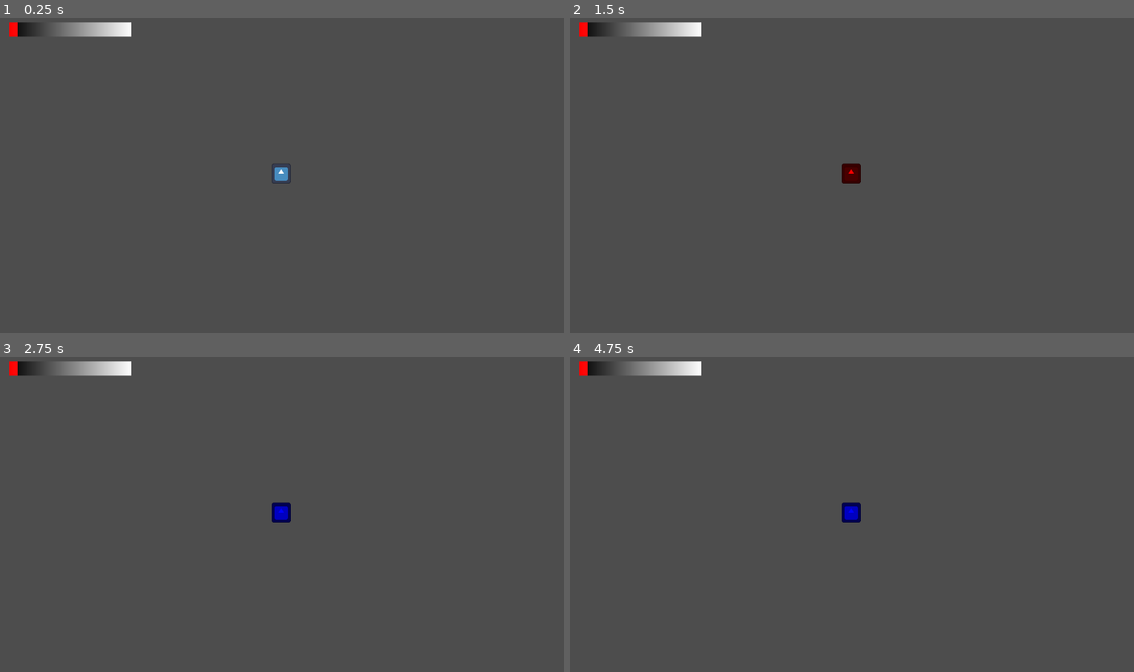
Above: before the commit, frames 1-4 (two rows, left to right).
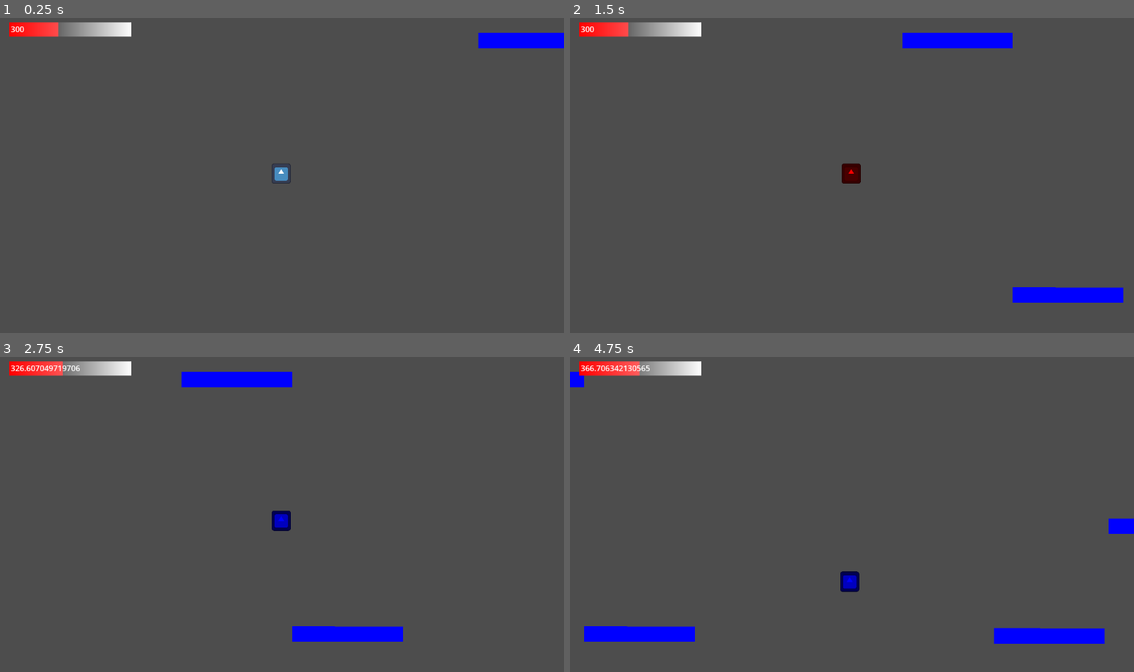
Above: after the commit, the same moments.

Repository: ChristianumSolacium/BigModeJam-POWER
Game: Godot game, scene res://scenes/main.tscn
Same seed, same stepped clock (60 frames per second), same inputs: the game is played once before the commit and once after it. The engine's default icon, where the game draws it, is replaced by a stand-in: a white triangle on a blue panel in a dark square.
Inputs:
- Up to frame 1 (0.25 s): no input
- Up to frame 2 (1.5 s): hold Space (jump) 0.53-1.28 s; tap Space (jump) at 1.35 s
- Up to frame 3 (2.75 s): tap Space (jump) at 1.52, 1.82 s; hold Space (jump) from 2.03 s (still down)
- Up to frame 4 (4.75 s): release Space (jump) at 2.78 s; tap Space (jump) at 2.85, 3.02, 3.32, 4.35, 4.52 s; hold Space (jump) 3.53-4.28 s

The runs differ from the first frame. In frame 1, 1.1% of the frame differs, in the area x 1-100%, y 1-10%; in frame 2, 2.3%; in frame 3, 2.6%; in frame 4, 3.2%, in the area x 0-100%, y 1-92%.

Commit message:
fix minori
ho diviso tutti i file in tre cartelle, scenes, scripts e sprites
aggiunti parametri di regolazione del cambio di carica e velocità quando all'interno di un campo

Diff:
--- a/character/character.gd
+++ /dev/null
@@ -1,25 +0,0 @@
-class_name Player extends RigidBody2D
-signal death
-
-@export var jump_force : float = 200
-@export var backward_speed : float = 200
-
-var active := true
-
-func _ready() -> void:
-	contact_monitor = true
-	max_contacts_reported = 2
-
-func _physics_process(delta: float) -> void:
-	if active:
-		if Input.is_action_pressed(&"jump"):
-			apply_central_force(jump_force * Vector2.UP)
-	if get_contact_count(): #HACK come implementare il rallentamento dovuto al contatto con oggetti?
-		apply_central_force(backward_speed * Vector2.LEFT)
-	else:
-		linear_velocity.x *= 0.5 ** delta #HACK
-
-func _on_death_detection_area_entered(area: Area2D) -> void:
-	active = false
-	death.emit()
-	get_tree().change_scene_to_file("res://scenes/game_over.tscn")
--- a/scenes/game_over.tscn
+++ b/scenes/game_over.tscn
@@ -1,6 +1,6 @@
 [gd_scene load_steps=2 format=3 uid="uid://cx2dd4elqouw8"]
 
-[ext_resource type="Script" path="res://scenes/game_over.gd" id="1_l0rgv"]
+[ext_resource type="Script" path="res://scripts/game_over.gd" id="1_l0rgv"]
 
 [node name="GameOver" type="Control"]
 layout_mode = 3
--- a/scenes/gui.tscn
+++ b/scenes/gui.tscn
@@ -17,10 +17,11 @@
 width = 334
 height = 29
 
-[node name="GUI" type="CanvasLayer" node_paths=PackedStringArray("death_label", "charge_bar")]
+[node name="GUI" type="CanvasLayer" node_paths=PackedStringArray("death_label", "charge_bar", "speed_label")]
 script = ExtResource("1_xwr7w")
 death_label = NodePath("Control/DeathLabel")
 charge_bar = NodePath("Control/ProgressBar")
+speed_label = NodePath("SpeedLabel")
 
 [node name="Control" type="Control" parent="."]
 layout_mode = 3
@@ -52,6 +53,13 @@
 offset_top = 12.0
 offset_right = 268.0
 offset_bottom = 41.0
+max_value = 1000.0
 value = 74.0
 texture_under = SubResource("GradientTexture2D_2et6d")
 texture_progress = SubResource("GradientTexture2D_sht4g")
+
+[node name="SpeedLabel" type="Label" parent="."]
+offset_left = 22.0
+offset_top = 14.0
+offset_right = 62.0
+offset_bottom = 37.0
--- a/scenes/magnet.tscn
+++ b/scenes/magnet.tscn
@@ -33,3 +33,4 @@
 position = Vector2(-7, -10)
 scale = Vector2(6.66667, 4.67333)
 shape = SubResource("RectangleShape2D_hemti")
+debug_color = Color(1, 1, 0, 0.2)
--- a/scenes/main.tscn
+++ b/scenes/main.tscn
@@ -20,11 +20,16 @@
 [sub_resource type="RectangleShape2D" id="RectangleShape2D_tjnit"]
 size = Vector2(280, 707.519)
 
+[sub_resource type="RectangleShape2D" id="RectangleShape2D_hotoy"]
+size = Vector2(283, 22)
+
 [node name="Main" type="Node2D"]
 
 [node name="Player" parent="." node_paths=PackedStringArray("camera_frame") instance=ExtResource("1_8s0vm")]
 position = Vector2(-2, 0)
+lock_rotation = true
 camera_frame = NodePath("../CameraFrame")
+speed_change = 100.0
 
 [node name="CameraFrame" type="RigidBody2D" parent="."]
 collision_layer = 4
@@ -64,6 +69,20 @@
 position = Vector2(-911, -103)
 shape = SubResource("RectangleShape2D_t64b4")
 
+[node name="Obstacle1" type="RigidBody2D" parent="Obstacles"]
+position = Vector2(1277, -145)
+
+[node name="CollisionShape2D" type="CollisionShape2D" parent="Obstacles/Obstacle1"]
+position = Vector2(273, -78)
+shape = SubResource("RectangleShape2D_t64b4")
+
+[node name="Obstacle2" type="RigidBody2D" parent="Obstacles"]
+position = Vector2(4895, 168)
+
+[node name="CollisionShape2D" type="CollisionShape2D" parent="Obstacles/Obstacle2"]
+position = Vector2(273, -78)
+shape = SubResource("RectangleShape2D_t64b4")
+
 [node name="RigidBody2D2" type="RigidBody2D" parent="Obstacles"]
 position = Vector2(1663, 176)
 
@@ -84,6 +103,13 @@
 shape = SubResource("RectangleShape2D_tjnit")
 debug_color = Color(1, 1, 0, 0.2)
 
+[node name="ColorRect" type="ColorRect" parent="Obstacles/RigidBody2D3"]
+offset_left = -152.0
+offset_top = -34.0
+offset_right = 132.0
+offset_bottom = 6.0
+color = Color(0, 0, 1, 1)
+
 [node name="RigidBody2D4" type="RigidBody2D" parent="Obstacles"]
 position = Vector2(1031, 340)
 rotation = -3.14051
@@ -99,34 +125,145 @@
 shape = SubResource("RectangleShape2D_tjnit")
 debug_color = Color(1, 1, 0, 0.2)
 
+[node name="ColorRect3" type="ColorRect" parent="Obstacles/RigidBody2D4"]
+offset_left = -115.989
+offset_top = 10.1256
+offset_right = 168.011
+offset_bottom = 50.1256
+color = Color(0, 0, 1, 1)
+
+[node name="RigidBody2D7" type="RigidBody2D" parent="Obstacles"]
+position = Vector2(2803, 416)
+rotation = -3.14051
+
+[node name="CompElectricFied" type="Area2D" parent="Obstacles/RigidBody2D7"]
+position = Vector2(-13, 292)
+collision_layer = 0
+script = ExtResource("4_7n8uy")
+force = 100.0
+
+[node name="CollisionShape2D" type="CollisionShape2D" parent="Obstacles/RigidBody2D7/CompElectricFied"]
+position = Vector2(44.4084, 85.9663)
+shape = SubResource("RectangleShape2D_tjnit")
+debug_color = Color(1, 1, 0, 0.2)
+
+[node name="ColorRect3" type="ColorRect" parent="Obstacles/RigidBody2D7"]
+offset_left = -115.989
+offset_top = 10.1256
+offset_right = 168.011
+offset_bottom = 50.1256
+color = Color(0, 0, 1, 1)
+
+[node name="RigidBody2D8" type="RigidBody2D" parent="Obstacles"]
+position = Vector2(3587, 404)
+rotation = -3.14051
+
+[node name="CompElectricFied" type="Area2D" parent="Obstacles/RigidBody2D8"]
+position = Vector2(-13, 292)
+collision_layer = 0
+script = ExtResource("4_7n8uy")
+force = 100.0
+
+[node name="CollisionShape2D" type="CollisionShape2D" parent="Obstacles/RigidBody2D8/CompElectricFied"]
+position = Vector2(44.4084, 85.9663)
+shape = SubResource("RectangleShape2D_tjnit")
+debug_color = Color(1, 1, 0, 0.2)
+
+[node name="ColorRect3" type="ColorRect" parent="Obstacles/RigidBody2D8"]
+offset_left = -115.989
+offset_top = 10.1256
+offset_right = 168.011
+offset_bottom = 50.1256
+color = Color(0, 0, 1, 1)
+
+[node name="RigidBody2D9" type="RigidBody2D" parent="Obstacles"]
+position = Vector2(4051, -384)
+rotation = -6.25128
+
+[node name="CompElectricFied" type="Area2D" parent="Obstacles/RigidBody2D9"]
+position = Vector2(-13, 292)
+collision_layer = 0
+script = ExtResource("4_7n8uy")
+force = 100.0
+
+[node name="CollisionShape2D" type="CollisionShape2D" parent="Obstacles/RigidBody2D9/CompElectricFied"]
+position = Vector2(44.4084, 85.9663)
+shape = SubResource("RectangleShape2D_tjnit")
+debug_color = Color(1, 1, 0, 0.2)
+
+[node name="ColorRect3" type="ColorRect" parent="Obstacles/RigidBody2D9"]
+offset_left = -115.989
+offset_top = 10.1256
+offset_right = 168.011
+offset_bottom = 50.1256
+color = Color(0, 0, 1, 1)
+
+[node name="RigidBody2D10" type="RigidBody2D" parent="Obstacles"]
+position = Vector2(4679, -424)
+rotation = -6.25128
+
+[node name="CompElectricFied" type="Area2D" parent="Obstacles/RigidBody2D10"]
+position = Vector2(-13, 292)
+collision_layer = 0
+script = ExtResource("4_7n8uy")
+force = 100.0
+
+[node name="CollisionShape2D" type="CollisionShape2D" parent="Obstacles/RigidBody2D10/CompElectricFied"]
+position = Vector2(44.4084, 85.9663)
+shape = SubResource("RectangleShape2D_tjnit")
+debug_color = Color(1, 1, 0, 0.2)
+
+[node name="ColorRect3" type="ColorRect" parent="Obstacles/RigidBody2D10"]
+offset_left = -115.989
+offset_top = 10.1256
+offset_right = 168.011
+offset_bottom = 50.1256
+color = Color(0, 0, 1, 1)
+
 [node name="RigidBody2D5" type="RigidBody2D" parent="Obstacles"]
-position = Vector2(731, -332)
+position = Vector2(2347, 24)
+collision_mask = 0
 
 [node name="CompElectricFied" type="Area2D" parent="Obstacles/RigidBody2D5"]
-position = Vector2(-13, 292)
 collision_layer = 0
 script = ExtResource("4_7n8uy")
 force = 100.0
 
 [node name="CollisionShape2D" type="CollisionShape2D" parent="Obstacles/RigidBody2D5/CompElectricFied"]
-position = Vector2(1603, 34)
-shape = SubResource("RectangleShape2D_tjnit")
-debug_color = Color(1, 1, 0, 0.2)
+shape = SubResource("RectangleShape2D_tjnit")
+debug_color = Color(1, 1, 0, 0.2)
+
+[node name="ColorRect2" type="ColorRect" parent="Obstacles/RigidBody2D5"]
+offset_left = -137.0
+offset_top = -12.0
+offset_right = 147.0
+offset_bottom = 28.0
+color = Color(0, 0, 1, 1)
+
+[node name="CollisionShape2D" type="CollisionShape2D" parent="Obstacles/RigidBody2D5"]
+position = Vector2(4.5, 8)
+shape = SubResource("RectangleShape2D_hotoy")
 
 [node name="RigidBody2D6" type="RigidBody2D" parent="Obstacles"]
-position = Vector2(1031, 340)
+position = Vector2(2062, 317)
 rotation = -3.14051
 
 [node name="CompElectricFied" type="Area2D" parent="Obstacles/RigidBody2D6"]
-position = Vector2(-13, 292)
+position = Vector2(4.37024, 341.995)
 collision_layer = 0
 script = ExtResource("4_7n8uy")
 force = 100.0
 
 [node name="CollisionShape2D" type="CollisionShape2D" parent="Obstacles/RigidBody2D6/CompElectricFied"]
-position = Vector2(-993.617, 63.088)
-shape = SubResource("RectangleShape2D_tjnit")
-debug_color = Color(1, 1, 0, 0.2)
+shape = SubResource("RectangleShape2D_tjnit")
+debug_color = Color(1, 1, 0, 0.2)
+
+[node name="ColorRect3" type="ColorRect" parent="Obstacles/RigidBody2D6"]
+offset_left = -138.019
+offset_top = -17.8506
+offset_right = 145.981
+offset_bottom = 22.1494
+color = Color(0, 0, 1, 1)
 
 [connection signal="death" from="Player" to="GUI" method="_on_player_death"]
 [connection signal="speed_changed" from="Player" to="GUI" method="_on_player_speed_changed"]
--- a/scenes/player.tscn
+++ b/scenes/player.tscn
@@ -11,7 +11,8 @@
 [node name="Player" type="RigidBody2D"]
 collision_mask = 5
 script = ExtResource("1_xb4qr")
-charge = 72.91
+charge = 702.91
+speed = 300.0
 
 [node name="CollisionShape2D" type="CollisionShape2D" parent="."]
 position = Vector2(0, -3.5)
@@ -34,4 +35,5 @@
 
 [node name="Timer" type="Timer" parent="."]
 
+[connection signal="body_entered" from="." to="." method="_on_body_entered"]
 [connection signal="area_entered" from="DeathDetection" to="." method="_on_death_detection_area_entered"]
--- a/scripts/character.gd
+++ b/scripts/character.gd
@@ -1,21 +1,23 @@
 class_name Player extends RigidBody2D
 signal death
 signal speed_changed(new_value:float)
-
-
-@export var jump_force : float = 200
-@export var friction : float = 200
 
 @export var camera_frame : RigidBody2D
 @export var charge := +30.0
 @export var speed := 100.0
 
+## regola come cambia la velocità del giocatore stando in un campo elettrico
+@export var speed_change := 10.0
+## regola come cambia la carica del giocatore stando in un campo elettrico
+@export var charge_change := 1.0
 
 var active := true
 
 
 func _ready() -> void:
 
+	contact_monitor = true
+	max_contacts_reported = 2
 	camera_frame.speed = speed
 	speed_changed.emit(speed)
 
@@ -30,13 +32,15 @@
 
 
 
+
 func _on_death_detection_area_entered(area: Area2D) -> void:
 	active = false
 	death.emit()
+	get_tree().change_scene_to_file("res://scenes/game_over.tscn")
 
 
 func charge_up(value:float) -> void:
-	charge += value
-	speed += abs(value)
+	charge += charge_change *  value
+	speed += speed_change * abs( value)
 	camera_frame.speed = speed
 	speed_changed.emit(speed)
--- a/scripts/comp_electric_field.gd
+++ b/scripts/comp_electric_field.gd
@@ -2,12 +2,15 @@
 class_name CompElectricField extends Area2D
 
 @export var force: float = 1000
+
+
+## l'intensità del campo varia con 1 / (distanza ^ exponent)
 @export var exponent: float = 1
 @onready var parent : RigidBody2D = get_parent()
 
 func _ready() -> void:
 
-	#region rende gialle tutte le hitbox per distinguerle dal resto
+	#region rende gialli i campi elettrici per distinguerli dal resto
 	if Engine.is_editor_hint():
 		set_physics_process(false)
 		for child in get_children():
--- a/scenes/game_over.gd
+++ b/scripts/game_over.gd
@@ -3,4 +3,4 @@
 # Called every frame. 'delta' is the elapsed time since the previous frame.
 func _process(delta: float) -> void:
 	if Input.is_action_just_pressed(&"jump"):
-		get_tree().change_scene_to_file("res://main/main.tscn")
+		get_tree().change_scene_to_file("res://scenes/main.tscn")
--- a/scripts/gui.gd
+++ b/scripts/gui.gd
@@ -1,6 +1,7 @@
 extends CanvasLayer
 @export var death_label : Label
 @export var charge_bar : Range
+@export var speed_label : Label
 func game_over() -> void:
 	death_label.show()
 
@@ -10,4 +11,5 @@
 
 
 func _on_player_speed_changed(new_value: float) -> void:
-	charge_bar.value = log(new_value)
+	charge_bar.value = new_value
+	speed_label.text = str(new_value)
Not shown: 1 places in scenes/main.tscn that only renumber resources
